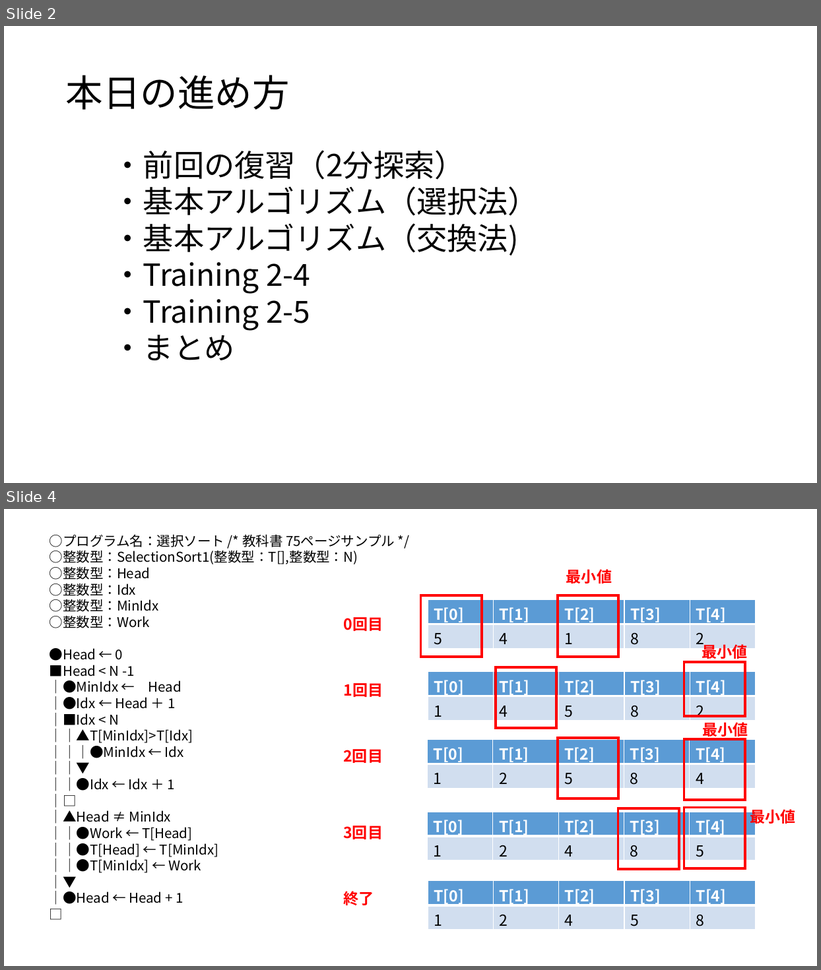
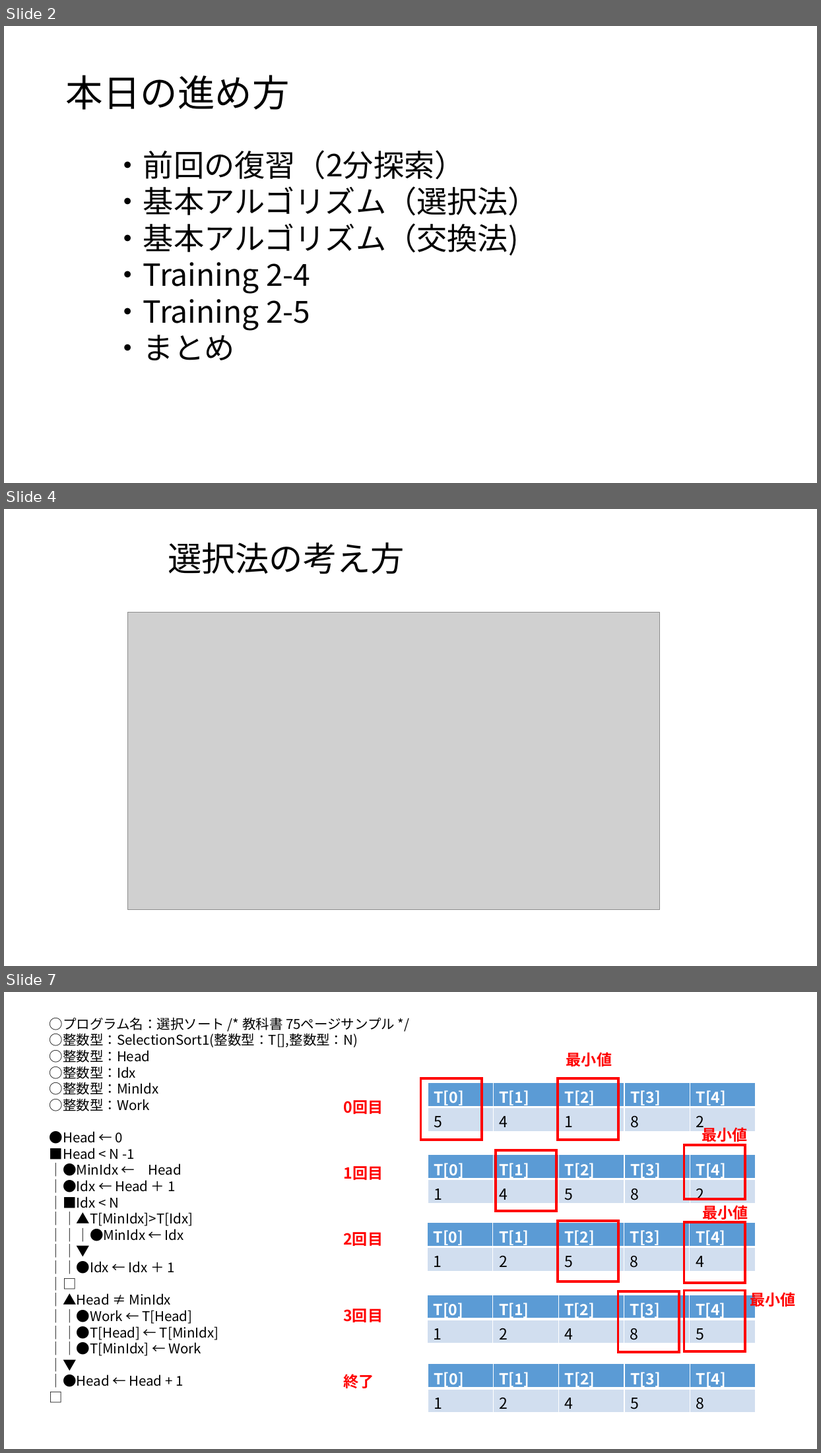
Before and after one commit to masakage/algorithm, a slide deck: docs/第11回選択法交換法アルゴリズム .pptx. Shown one above the other, each under a label of ours: slides 2 and 4 before the commit, slides 2, 4 and 7 after it; the slides between them are not shown. The pictures are 821x970 and 821x1453 pixels, drawn with LibreOffice and Linux fonts; fonts in the diff are those of the drawing; grey boxes stand for pictures. Boxes give left, top, right and bottom in pixels: in the first picture for what was removed or moved away, otherwise in the second. Text is boxed around its words. In the diff, an @@ line names an element or a change of style, - is before the commit and + after.

```diff
--- a/docs/第11回選択法交換法アルゴリズム .pptx
+++ b/docs/第11回選択法交換法アルゴリズム .pptx
@@ slide 4 added at bbox=[4, 509, 817, 966], background #FFFFFF @@
@@ text added at bbox=[168, 542, 405, 574], 40 pt, text #000000 @@
+選択法の考え方
@@ picture added at bbox=[128, 613, 660, 910] @@
@@ what was slide 4 is now slide 7 @@
```
Also in this commit, not shown: 1 slide changed, 6 other slides added.
